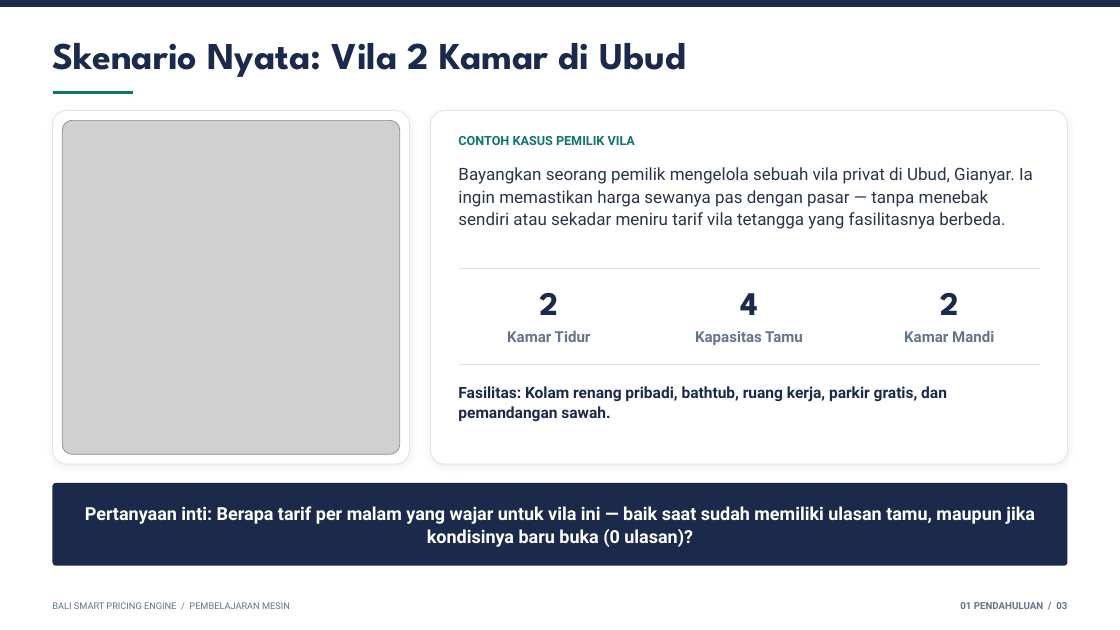
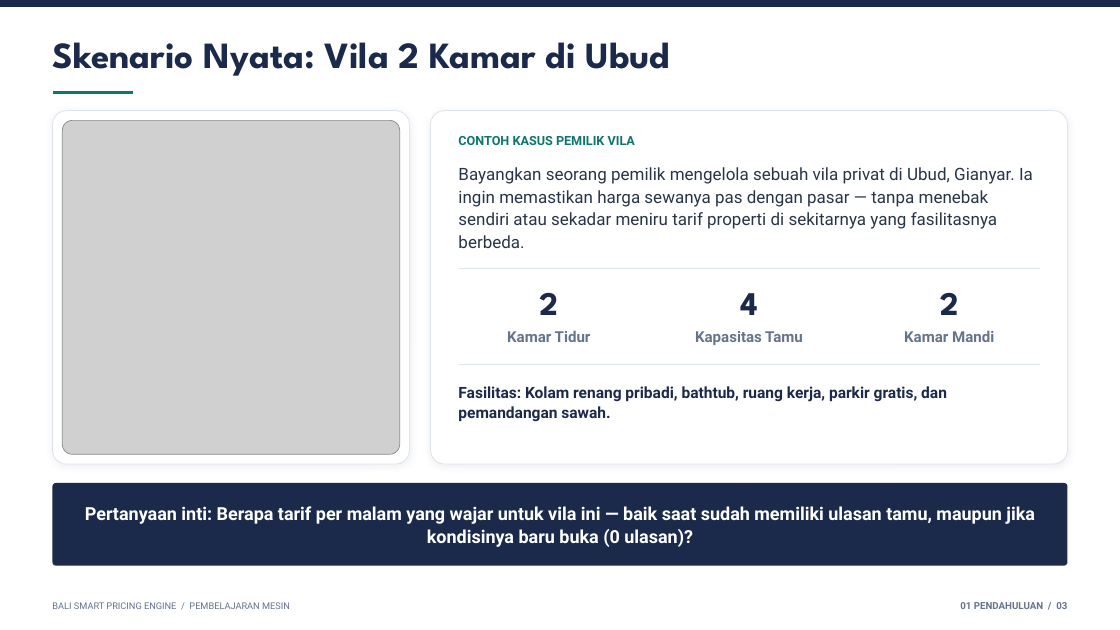
Before and after one commit to kasuganozomi/bali-properties-regressor-engine, a slide deck: slide 3 of docs/presentasi/PRESENTASI_FINAL.pptx. Drawn at 1120x630 pixels with LibreOffice and Linux fonts; fonts in the diff are those of the drawing; grey boxes stand for pictures; background and template pictures are left out. Boxes give left, top, right and bottom in pixels: in the first picture for what was removed or moved away, otherwise in the second. Text is boxed around its words. In the diff, an @@ line names an element or a change of style, - is before the commit and + after.

```diff
--- a/docs/presentasi/PRESENTASI_FINAL.pptx
+++ b/docs/presentasi/PRESENTASI_FINAL.pptx
@@ text "Skenario Nyata: Vila 2 Kamar ..." at [52,42,671,76]: size 39 to 38 pt @@
@@ text at [458,167,1033,248]: text changed @@
-Bayangkan seorang pemilik mengelola sebuah vila privat di Ubud, Gianyar. Ia ingin memastikan harga sewanya pas dengan pasar — tanpa menebak sendiri atau sekadar meniru tarif vila tetangga yang fasilitasnya berbeda.
+Bayangkan seorang pemilik mengelola sebuah vila privat di Ubud, Gianyar. Ia ingin memastikan harga sewanya pas dengan pasar — tanpa menebak sendiri atau sekadar meniru tarif properti di sekitarnya yang fasilitasnya berbeda.
```
Also in this commit, not shown: 9 other slides changed, 4 slides added, 1 slide removed, 4 other files.
